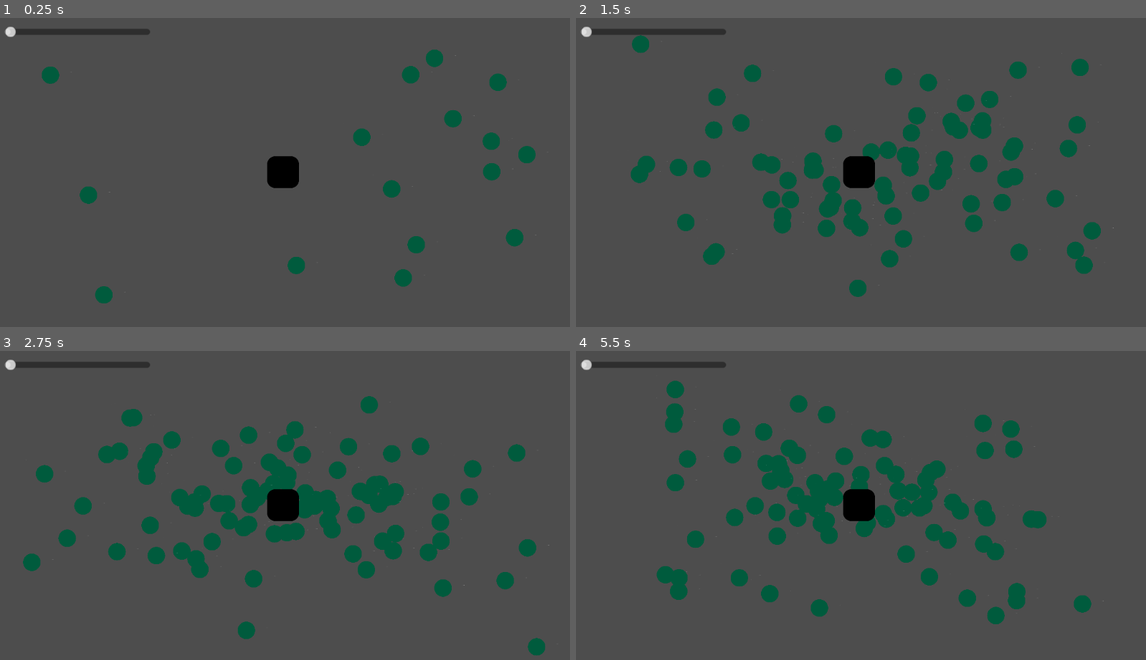
Above: before the commit, frames 1-4 (two rows, left to right).
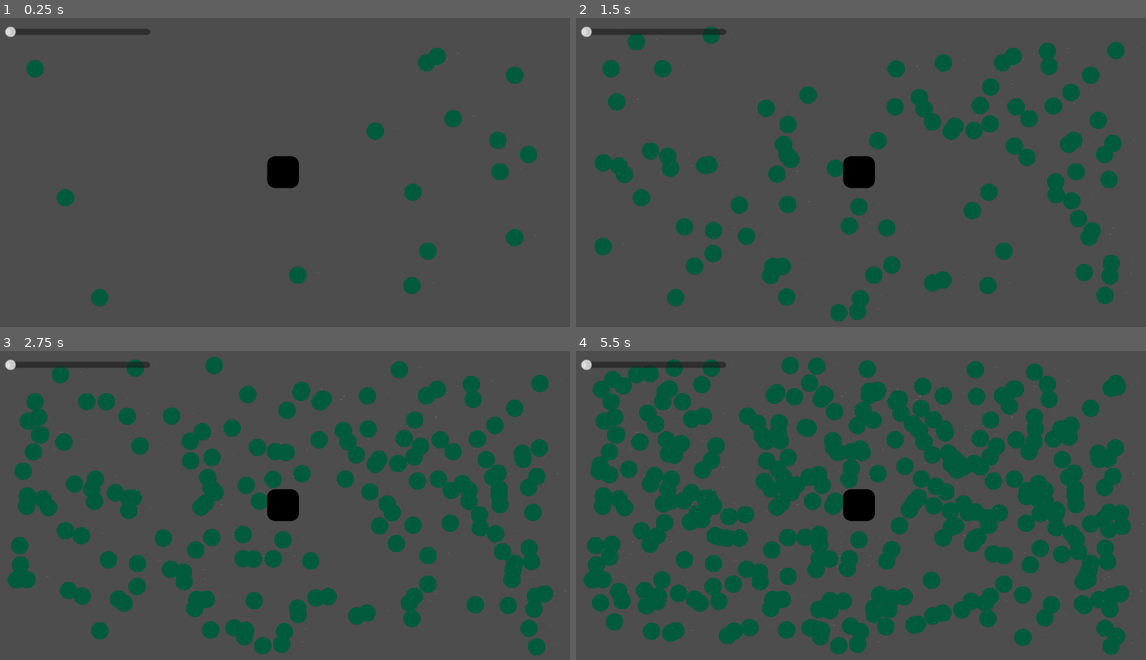
Above: after the commit, the same moments.

Repository: GamerKT4/j-ust-a-nyth-in-g
Game: Godot game, scene res://Scenes/main.tscn
The game is run twice, just before and just after one commit, with the same random seed, the same clock (stepped at 60 frames per second) and the same inputs.
Inputs:
- Up to frame 1 (0.25 s): no input
- Up to frame 2 (1.5 s): tap Enter at 0.5 s
- Up to frame 3 (2.75 s): no input
- Up to frame 4 (5.5 s): no input

The runs differ from the first frame. In frame 1, 2.7% of the frame differs, in the area x 4-95%, y 9-94%; in frame 2, 17%; in frame 3, 25%; in frame 4, 36%, in the area x 1-100%, y 1-99%.

Commit message:
The bug_speed slider works
yea it works, FINALLY, I can sleep

Diff:
--- a/Scenes/main.tscn
+++ b/Scenes/main.tscn
@@ -31,10 +31,8 @@
 offset_right = 211.33334
 offset_bottom = 45.0
 scale = Vector2(1.5, 1.5)
-tooltip_text = "Just cause a good dev though so, now you can change the bug's speed!"
+tooltip_text = "Just cause a good dev thought so, now you can change the bug's speed!"
 mouse_filter = 1
 max_value = 1000.0
 step = 10.0
 rounded = true
-
-[connection signal="value_changed" from="HSlider" to="World/basic_bug" method="_on_h_slider_value_changed"]
--- a/Scripts/basic_bug.gd
+++ b/Scripts/basic_bug.gd
@@ -1,6 +1,7 @@
 extends CharacterBody2D
 
 @onready var house: Node2D = get_node("/root/Main/World/house")
+@onready var h_slider: HSlider = get_node("/root/Main/HSlider")
 
 var house_position: Vector2 = Vector2.ZERO
 @export var bug_speed = 200
@@ -15,8 +16,4 @@
 # Called every frame. 'delta' is the elapsed time since the previous frame.
 func _physics_process(delta):
 	position = position.move_toward(house_position, bug_speed*delta)
-
-
-
-func _on_h_slider_value_changed(value):
-	print(value)
+	bug_speed = h_slider.value
